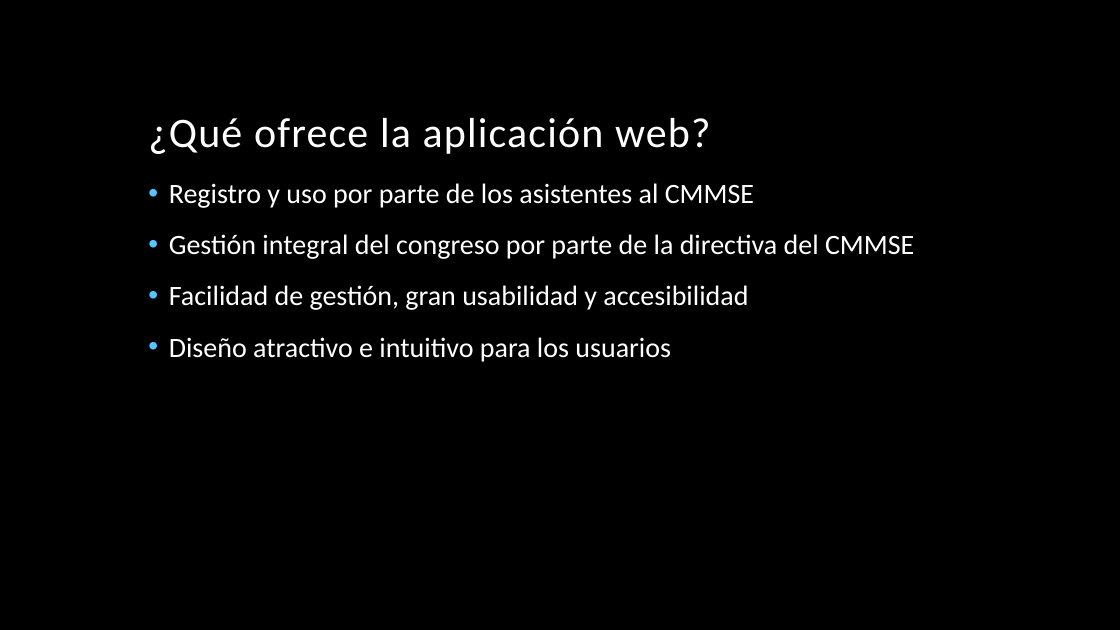
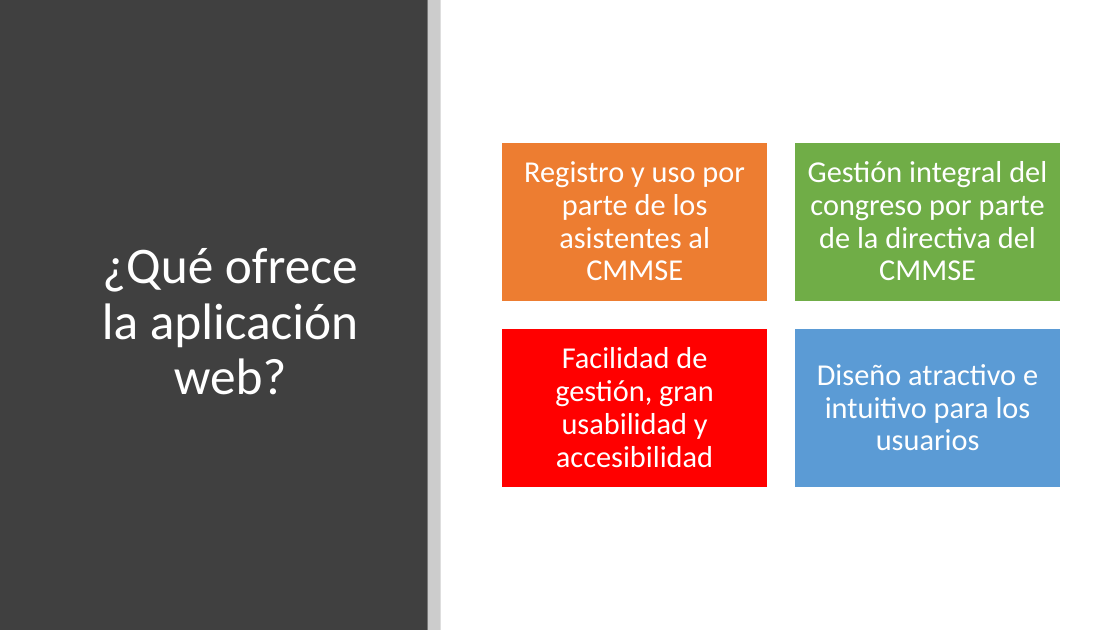
Before and after one commit to guillermotti/webcmmse, a slide deck: slide 3 of webcmmse-app/TFG_PRESENTATION_GUILLERMO_VIGIL.pptx. Drawn at 1120x630 pixels with LibreOffice and Linux fonts; fonts in the diff are those of the drawing; background and template pictures are left out. Boxes give left, top, right and bottom in pixels: in the first picture for what was removed or moved away, otherwise in the second. Text is boxed around its words. In the diff, an @@ line names an element or a change of style, - is before the commit and + after.

Commit message:
Presentation

```diff
--- a/webcmmse-app/TFG_PRESENTATION_GUILLERMO_VIGIL.pptx
+++ b/webcmmse-app/TFG_PRESENTATION_GUILLERMO_VIGIL.pptx
@@ background picture (left out) to #FFFFFF @@
@@ rectangle added at box(0, 0, 428, 630), fill #404040 @@
@@ rectangle added at box(428, 0, 441, 630), fill #000000 at 20% opacity @@
@@ title "¿Qué ofrece la aplicación web?": place and size @@
-title "¿Qué ofrece la aplicación web?" at box(148, 118, 710, 154)
+title "¿Qué ofrece la aplicación web?" at box(102, 248, 358, 395)
@@ title "¿Qué ofrece la aplicación web?" at box(102, 248, 358, 395): size 36 to 44 pt, letter spacing 1 to 0 pt; alignment left to centre; vertical alignment bottom to middle @@
@@ text removed at box(169, 183, 914, 362) @@
-• Registro y uso por parte de los asistentes al CMMSE
-• Gestión integral del congreso por parte de la directiva del CMMSE
-• Facilidad de gestión, gran usabilidad y accesibilidad
-• Diseño atractivo e intuitivo para los usuarios
@@ group added at box(502, 142, 1061, 488): 4 rectangles, 4 texts @@
+Registro y uso por parte de los asistentes al CMMSE
+Gestión integral del congreso por parte de la directiva del CMMSE
+Facilidad de gestión, gran usabilidad y accesibilidad
+Diseño atractivo e intuitivo para los usuarios
```
Also in this commit, not shown: 2 other slides changed, 13 slides added, 9 slides removed, 1 other file.
